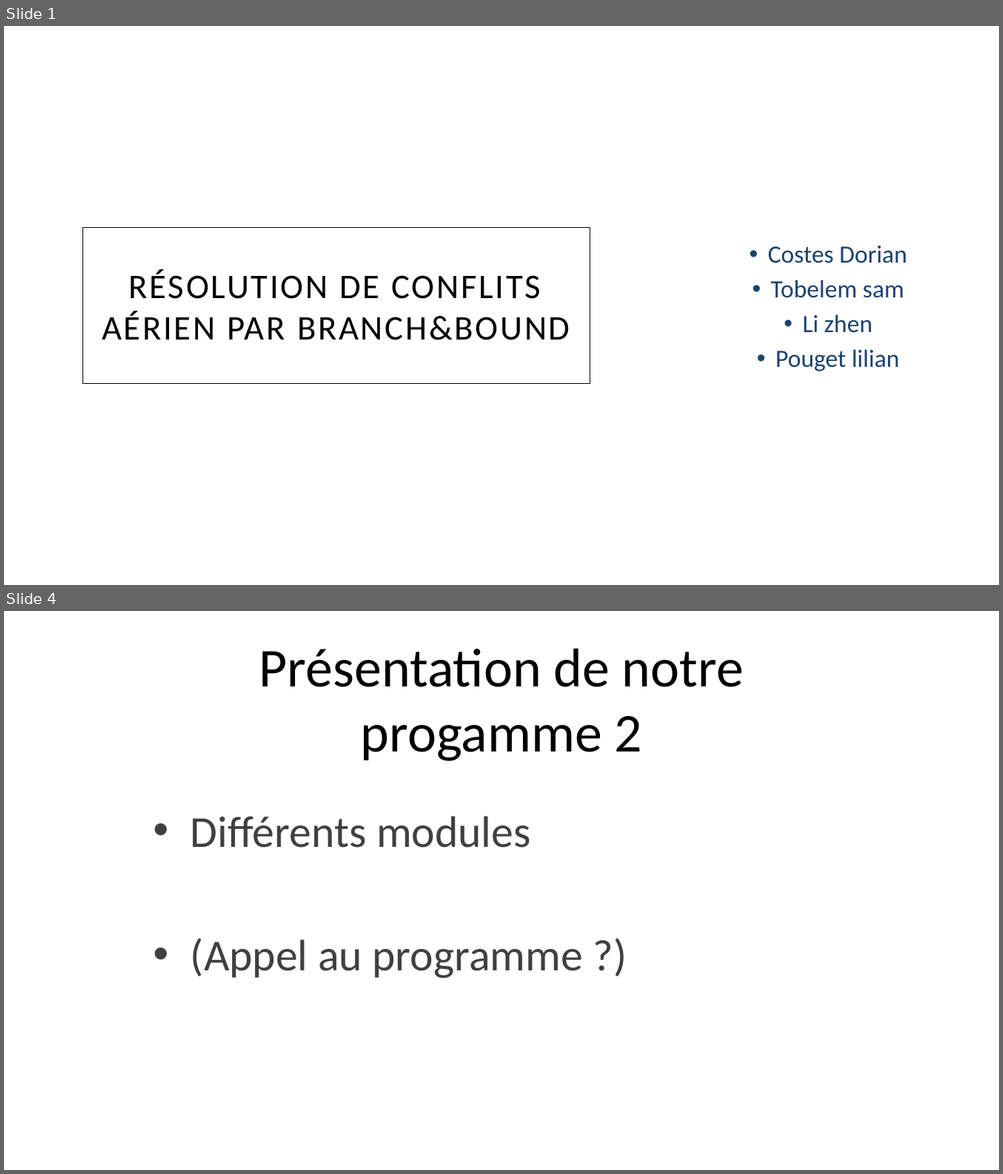
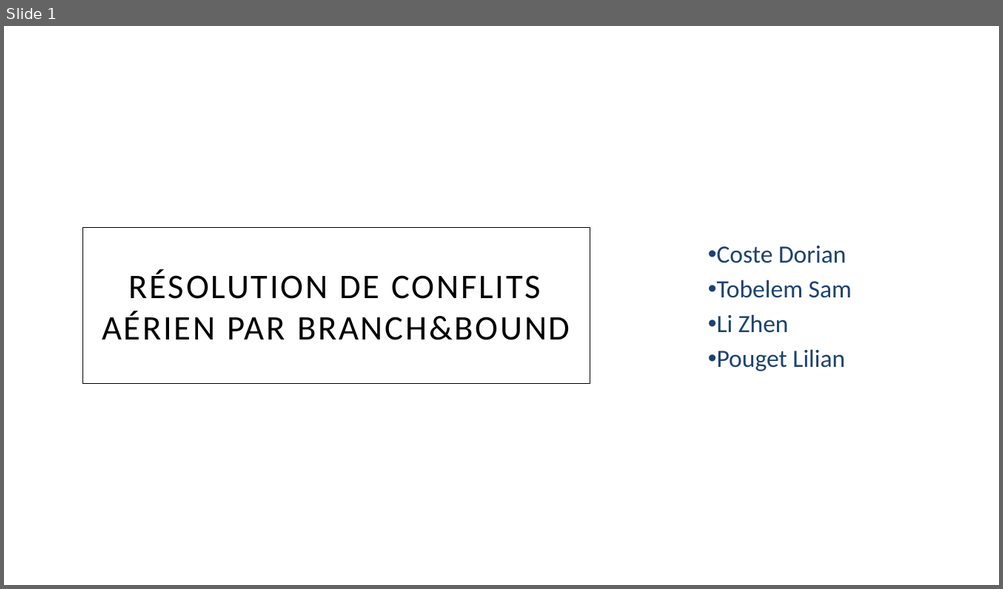
Before and after one commit to doriancoste/conflicts_resolution, a slide deck: template.pptx. Shown one above the other, each under a label of ours: slides 1 and 4 before the commit, slide 1 after it; the slides between them are not shown. The pictures are 1003x1174 and 1003x589 pixels, drawn with LibreOffice and Linux fonts; fonts in the diff are those of the drawing; background and template pictures are left out. Boxes give left, top, right and bottom in pixels: in the first picture for what was removed or moved away, otherwise in the second. Text is boxed around its words. In the diff, an @@ line names an element or a change of style, - is before the commit and + after.

```diff
--- a/template.pptx
+++ b/template.pptx
@@ slide 4 removed at (x1=4, y1=611, x2=999, y2=1170), background picture (left out) @@
@@ title removed at (x1=259, y1=648, x2=743, y2=761) @@
-Présentation de notre progamme 2
@@ text removed at (x1=190, y1=816, x2=583, y2=979) @@
-• Différents modules
-• (Appel au programme ?)
@@ slide 1 changed as well @@
@@ subtitle at (x1=717, y1=246, x2=851, y2=372): text changed @@
-• Costes Dorian
-• Tobelem sam
-• Li zhen
-• Pouget lilian
+• Coste Dorian
+• Tobelem Sam
+• Li Zhen
+• Pouget Lilian
```
Also in this commit, not shown: 2 other slides changed, 14 slides added, 4 other slides removed, 2 other files.
